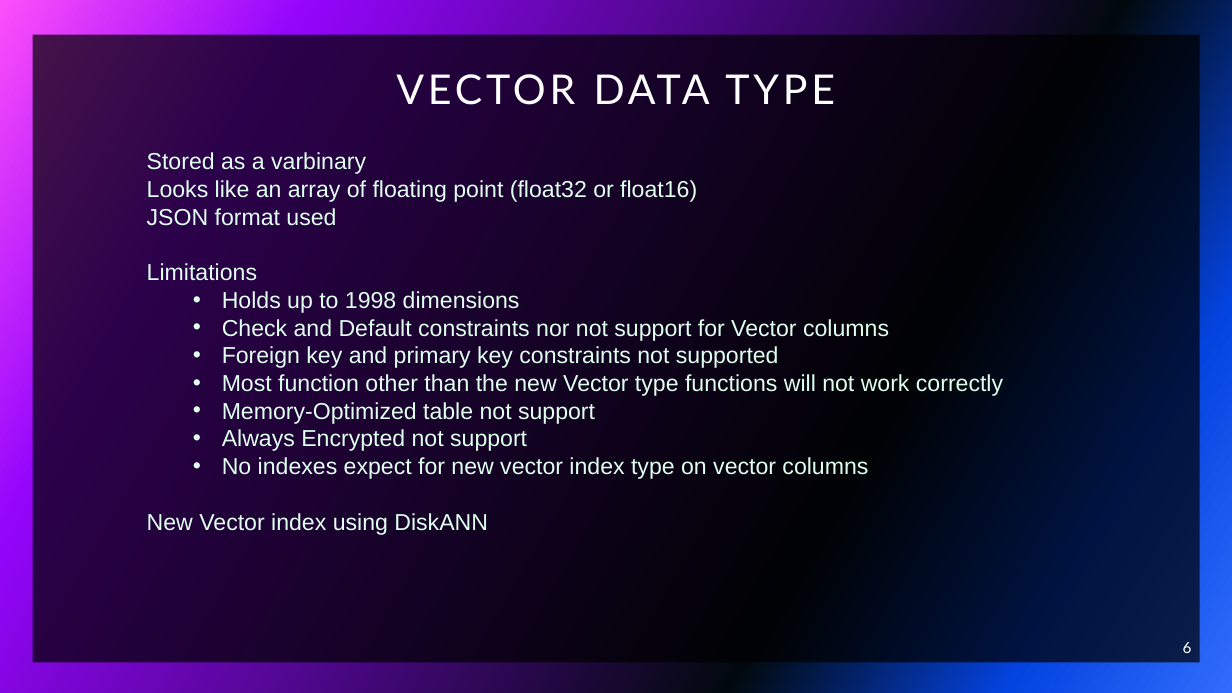
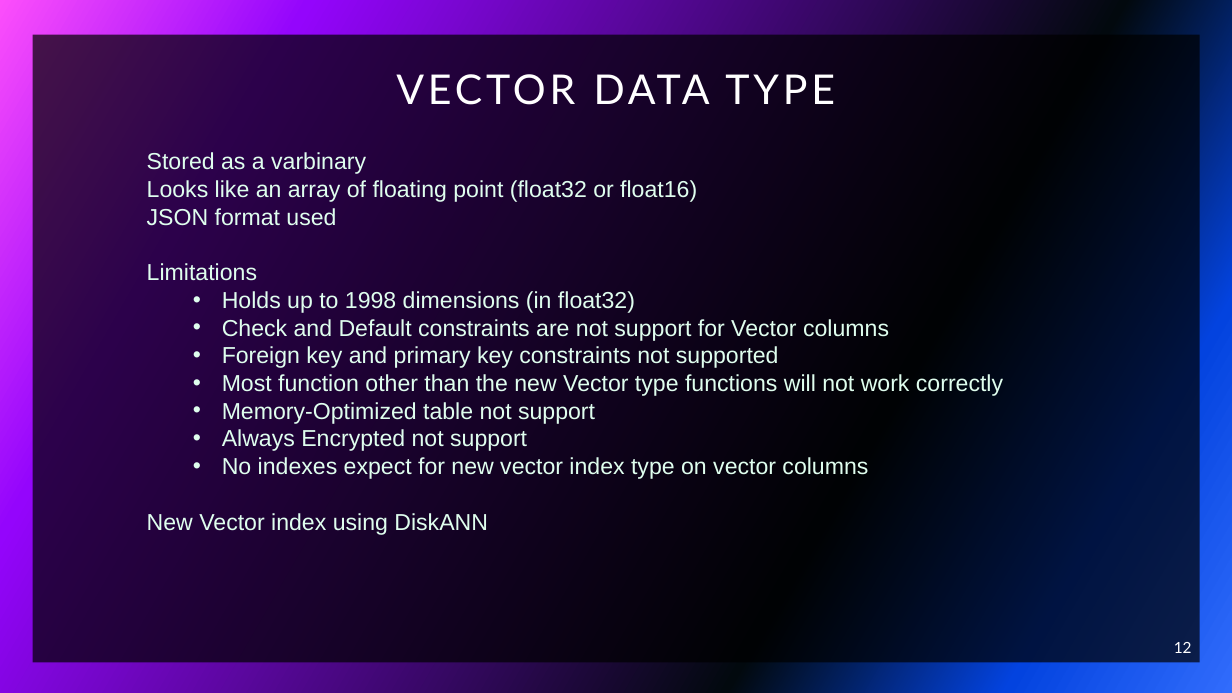
Before and after one commit to sqlbouncer/PSSUG_202512, a slide deck: slide 12 of PSSUG_202511.pptx (slide 6 before the commit). Drawn at 1232x693 pixels with LibreOffice and Linux fonts; fonts in the diff are those of the drawing. Boxes give left, top, right and bottom in pixels: in the first picture for what was removed or moved away, otherwise in the second. Text is boxed around its words. In the diff, an @@ line names an element or a change of style, - is before the commit and + after.

```diff
--- a/PSSUG_202511.pptx
+++ b/PSSUG_202511.pptx
@@ text at [222, 291, 889, 341]: text changed @@
-    • Holds up to 1998 dimensions
-    • Check and Default constraints nor not support for Vector columns
+    • Holds up to 1998 dimensions (in float32)
+    • Check and Default constraints are not support for Vector columns
@@ page number at [1174, 642, 1192, 653]: text changed @@
-6
+12
```
Also in this commit, not shown: 2 other slides changed, 7 slides added, 2 slides removed, 4 other files.
